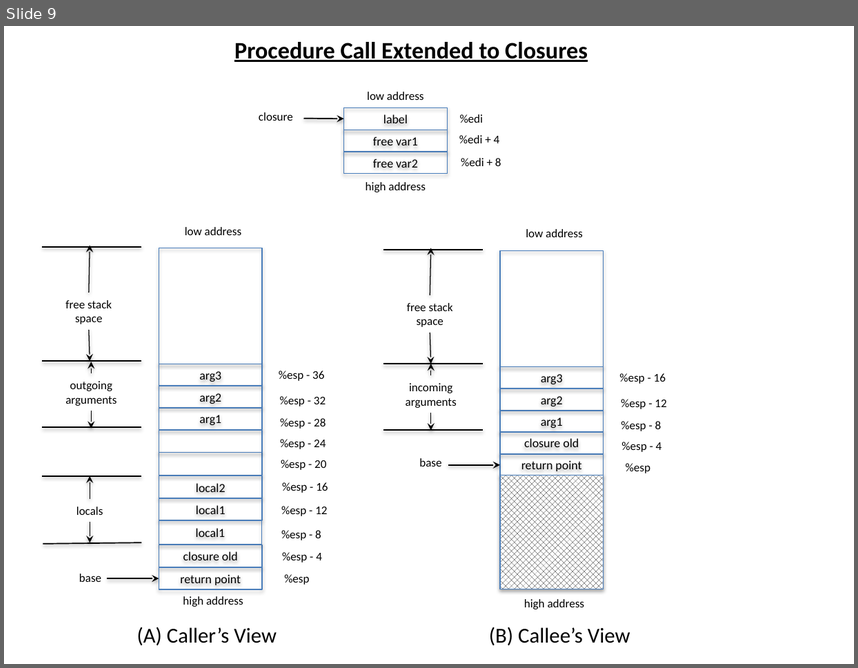
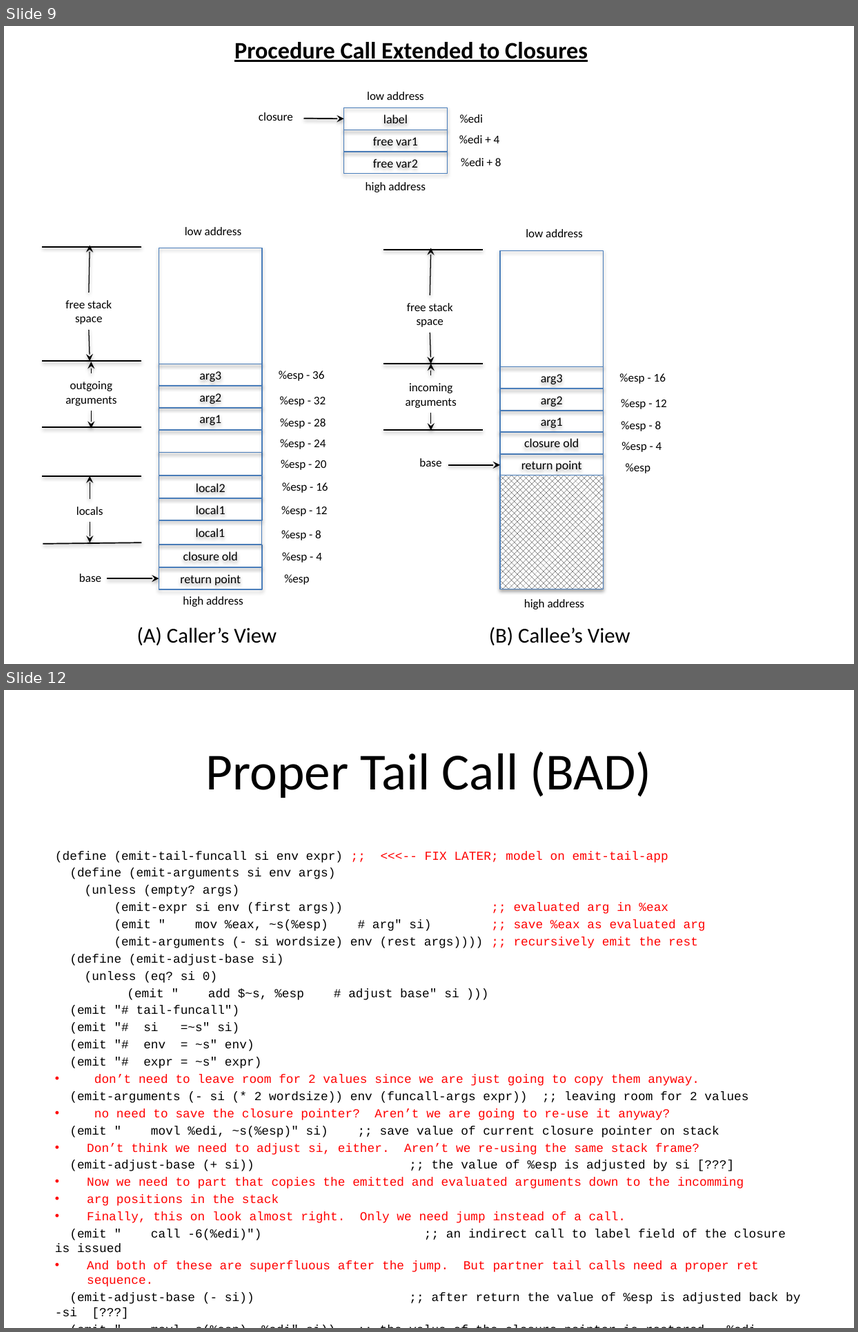
Before and after one commit to markcornwell/pilar, a slide deck: doc/Pilar.pptx. Shown one above the other, each under a label of ours: slide 9 before the commit, slides 9 and 12 after it; the slides between them are not shown. The pictures are 858x668 and 858x1332 pixels, drawn with LibreOffice and Linux fonts; fonts in the diff are those of the drawing. Boxes give left, top, right and bottom in pixels: in the first picture for what was removed or moved away, otherwise in the second. Text is boxed around its words. In the diff, an @@ line names an element or a change of style, - is before the commit and + after.

Commit message:
Still working through proper tail recursion
Got thing coded, but have subtle bugs.  Need to work it through.  Seems
to have to do with understanding the context that defines tail-calls.
They should all be within the context of some lambda as per r5rs.

```diff
--- a/doc/Pilar.pptx
+++ b/doc/Pilar.pptx
@@ slide 12 added at bbox=[4, 690, 854, 1328], background #FFFFFF @@
@@ title added at bbox=[206, 751, 652, 798], 44 pt, text #000000 @@
+Proper Tail Call (BAD)
@@ text added at bbox=[55, 851, 800, 1303], 10.4 pt, text #000000 @@
+(define (emit-tail-funcall si env expr) ;; <<<-- FIX LATER; model on emit-tail-app
+(define (emit-arguments si env args)
+(unless (empty? args)
+(emit-expr si env (first args)) ;; evaluated arg in %eax
+(emit " mov %eax, ~s(%esp) # arg" si) ;; save %eax as evaluated arg
+(emit-arguments (- si wordsize) env (rest args)))) ;; recursively emit the rest
+(define (emit-adjust-base si)
+(unless (eq? si 0)
+(emit " add $~s, %esp # adjust base" si )))
+(emit "# tail-funcall")
+(emit "# si =~s" si)
+(emit "# env = ~s" env)
+(emit "# expr = ~s" expr)
+• don’t need to leave room for 2 values since we are just going to copy them anyway.
+(emit-arguments (- si (* 2 wordsize)) env (funcall-args expr)) ;; leaving room for 2 values
+• no need to save the closure pointer? Aren’t we are going to re-use it anyway?
+(emit " movl %edi, ~s(%esp)" si) ;; save value of current closure pointer on stack
+• Don’t think we need to adjust si, either. Aren’t we re-using the same stack frame?
+(emit-adjust-base (+ si)) ;; the value of %esp is adjusted by si [???]
+• Now we need to part that copies the emitted and evaluated arguments down to the incomming
+• arg positions in the stack
+• Finally, this on look almost right. Only we need jump instead of a call.
+(emit " call -6(%edi)") ;; an indirect call to label field of the closure is issued
+• And both of these are superfluous after the jump. But partner tail calls need a proper ret sequence.
+(emit-adjust-base (- si)) ;; after return the value of %esp is adjusted back by -si [???]
+(emit " movl ~s(%esp), %edi" si)) ;; the value of the closure pointer is restored. %edi
```
Also in this commit, not shown: 3 slides changed, 5 other slides added, 9 other files.
